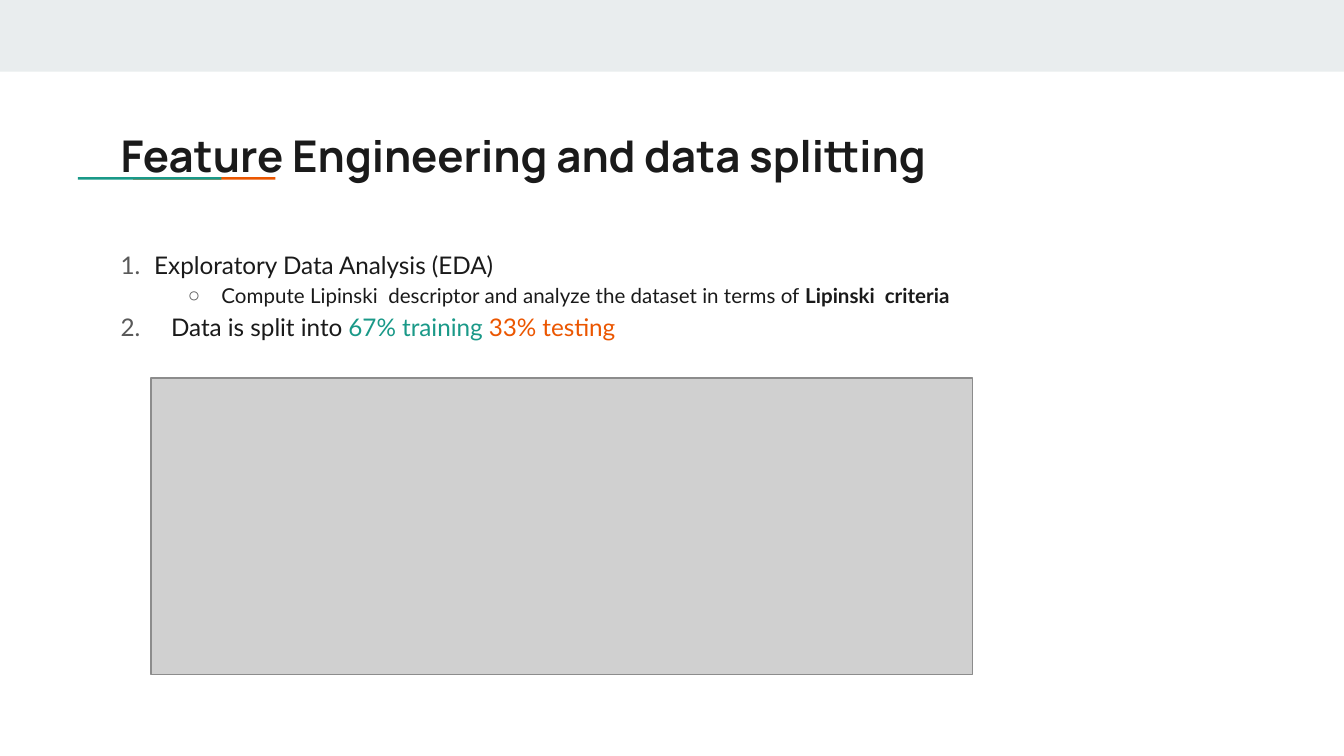
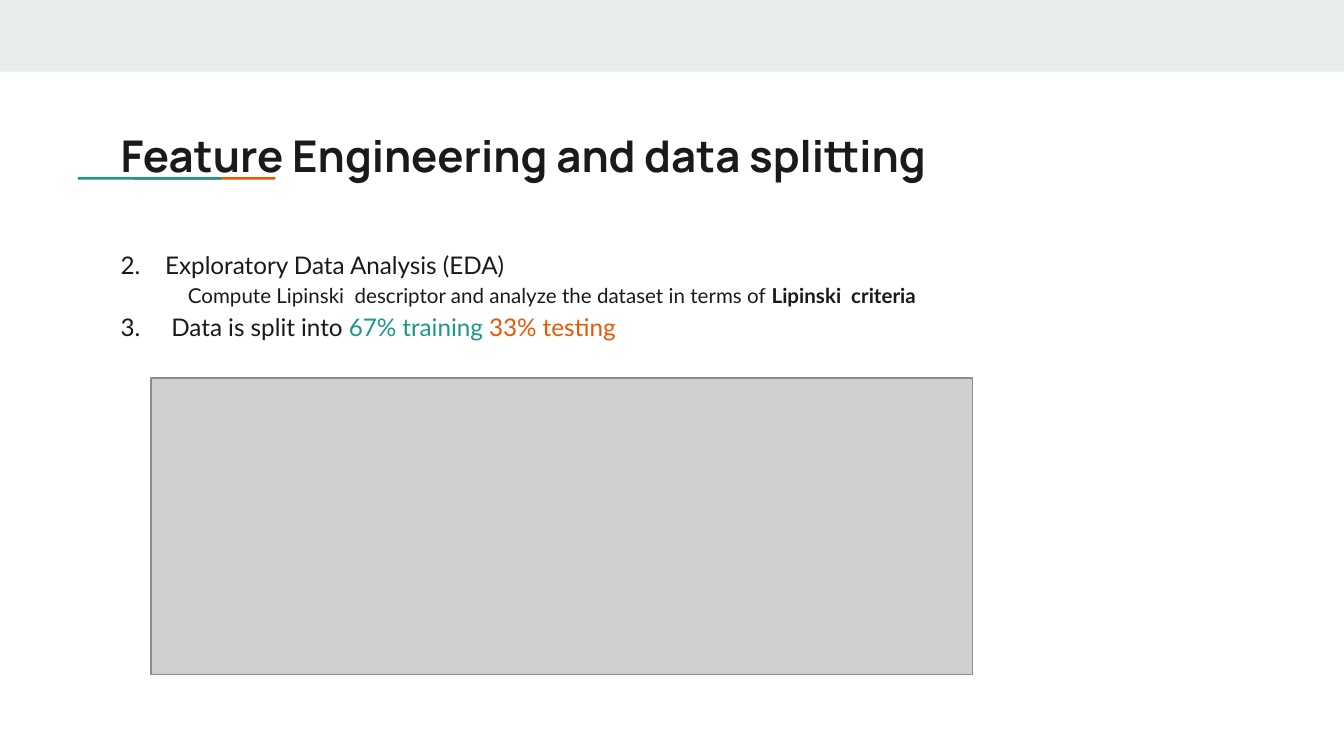
Before and after one commit to shaimaaK/AI-based-QSAR-for-Alzheimers-disease, a slide deck: slide 11 of final_presentation.pptx. Drawn at 1344x756 pixels with LibreOffice and Linux fonts; fonts in the diff are those of the drawing; grey boxes stand for pictures. Boxes give left, top, right and bottom in pixels: in the first picture for what was removed or moved away, otherwise in the second. Text is boxed around its words. In the diff, an @@ line names an element or a change of style, - is before the commit and + after.

Commit message:
added the project presentation in pdf

```diff
--- a/final_presentation.pptx
+++ b/final_presentation.pptx
@@ text at bbox=[121, 255, 504, 278]: text changed @@
-1. Exploratory Data Analysis (EDA)
+2. Exploratory Data Analysis (EDA)
@@ text at bbox=[188, 287, 916, 307]: bullet ○ to none @@
@@ text at bbox=[121, 318, 616, 341]: text changed @@
-2. Data is split into 67% training 33% testing
+3. Data is split into 67% training 33% testing
```
Also in this commit, not shown: 1 other file.
